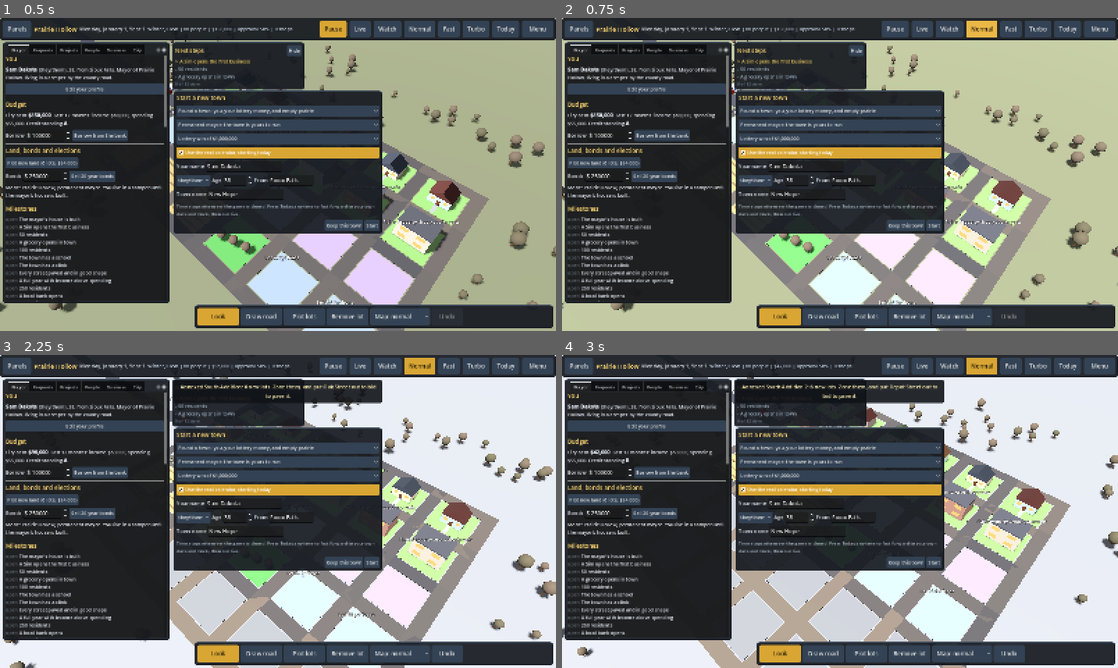
Above: before the commit, frames 1-4 (two rows, left to right).
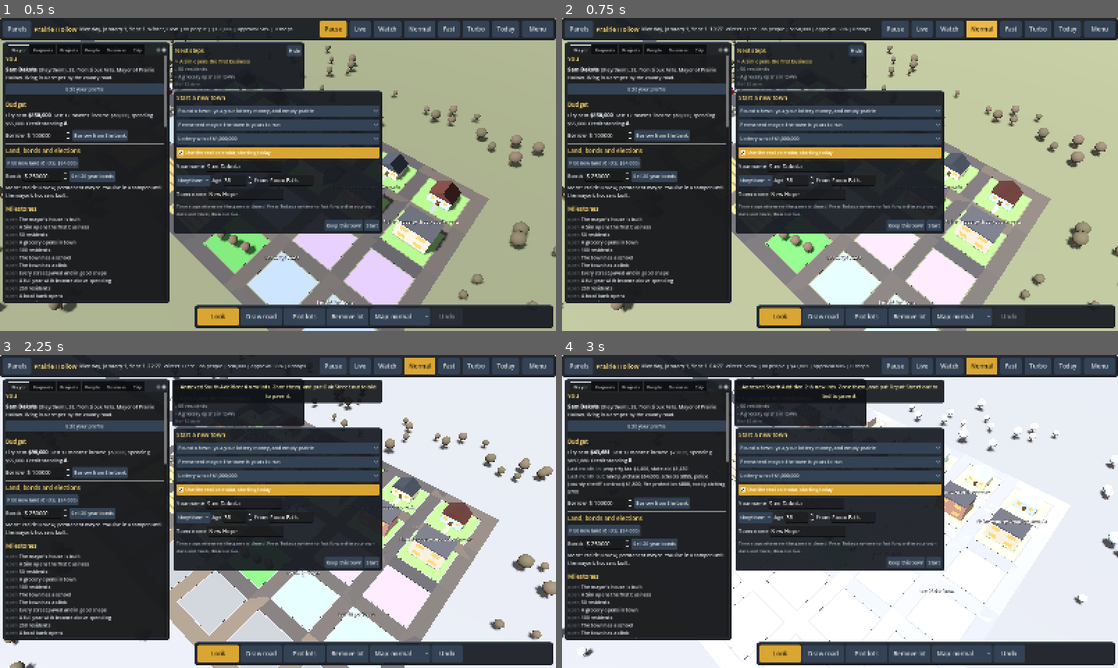
Above: after the commit, the same moments.

Repository: KeiphCodes/Tap-War
Game: Godot game, scene res://town/main.tscn
Two runs of this game, one before a commit and one after it. Both use one fixed random seed, a clock stepped at 60 frames per second and the inputs below.
Inputs:
- Up to frame 1 (0.5 s): no input
- Up to frame 2 (0.75 s): click "Normal" at 0.5 s
- Up to frame 3 (2.25 s): click "Normal" at 1.25 s; click "Plot new land (6 lots, $54,00…" at 2 s
- Up to frame 4 (3 s): click "Plot new land (6 lots, $54,00…" at 2.75 s

Frame 1 is identical in both runs. In frame 2, 0.2% of the frame differs, in the area x 26-56%, y 2-5%; in frame 3, 0.2%; in frame 4, 19%, in the area x 1-100%, y 2-100%.

Commit message:
Normal speed animates Sims too, with the light held at midday
Co-Authored-By: Claude Opus 5.5 <noreply@anthropic.com>
Claude-Session: https://claude.ai/code/session_01SmfCcwLG5uoExxrbwbvfme

Diff:
--- a/town/main.gd
+++ b/town/main.gd
@@ -138,8 +138,10 @@
 	hud.refresh_top()
 
 
+## Live, Watch and Normal run the clock hour by hour so Sims move at that speed;
+## Fast and Turbo jump a week or a month at a time and show everyone still.
 func is_hourly() -> bool:
-	return speed == 1 or speed == 2
+	return speed == 1 or speed == 2 or speed == 3
 
 
 ## Live speed runs one game second per real second. Matching the real date fast
@@ -227,7 +229,8 @@
 		if _dirty_t <= 0.0:
 			autosave()
 	sound.weather = world.weather
-	sound.daytime = hour > 6.0 and hour < 20.0
+	# at Normal a day lasts three seconds: keep the daytime sounds steady
+	sound.daytime = (hour > 6.0 and hour < 20.0) or view.time_scale > 1000.0
 	sound.season = LTCalendar.season(world.day)
 	sound.ambience = view.street_level()
 	sound.city = view.audio
--- a/town/view.gd
+++ b/town/view.gd
@@ -1214,7 +1214,9 @@
 	var h: float = length / (DRIVE_UPH if car else WALK_UPH)
 	h = maxf(h, 2.0 / 60.0)
 	if time_scale > 1.5:
-		h = maxf(h, MIN_TRIP_REAL_S * time_scale / 3600.0)
+		# Normal packs a day into three seconds: trips there only need a moment
+		var min_real: float = MIN_TRIP_REAL_S if time_scale <= 1000.0 else 0.3
+		h = maxf(h, min_real * time_scale / 3600.0)
 	return h
 
 
@@ -1298,11 +1300,13 @@
 func animate(delta: float, hour: float, watch: bool) -> void:
 	_watch_mode = watch
 	_last_hour = hour
-	# sun and sky follow the hour in watch mode
-	var day_t: float = (hour - 6.0) / 12.0
+	# sun and sky follow the hour in Live and Watch; at Normal a day lasts three
+	# seconds, so the light holds at midday instead of flashing day and night
+	var light_hour: float = hour if time_scale <= 1000.0 else FREEZE_HOUR
+	var day_t: float = (light_hour - 6.0) / 12.0
 	var elev: float = sin(clampf(day_t, 0.0, 1.0) * PI)
 	sun.rotation = Vector3(-deg_to_rad(8.0 + 62.0 * elev), deg_to_rad(-60.0 + 120.0 * clampf(day_t, 0.0, 1.0)), 0.0)
-	var night: bool = hour < 6.0 or hour > 19.5
+	var night: bool = light_hour < 6.0 or light_hour > 19.5
 	sun.light_energy = 0.05 if night else 0.35 + elev * 0.9
 	var sky: Color = Color(0.62, 0.78, 0.92)
 	if w.weather == "Rain" or w.weather == "Storm":
@@ -1311,7 +1315,7 @@
 		sky = Color(0.78, 0.8, 0.84)
 	if night:
 		sky = Color(0.06, 0.08, 0.15)
-	elif hour < 7.5 or hour > 18.0:
+	elif light_hour < 7.5 or light_hour > 18.0:
 		sky = sky.lerp(Color(0.95, 0.6, 0.4), 0.45)
 	env.background_color = env.background_color.lerp(sky, clampf(delta * 2.0, 0.0, 1.0))
 	env.ambient_light_energy = 0.25 if night else 0.55
Not shown, changed: docs/DECISIONS.md
